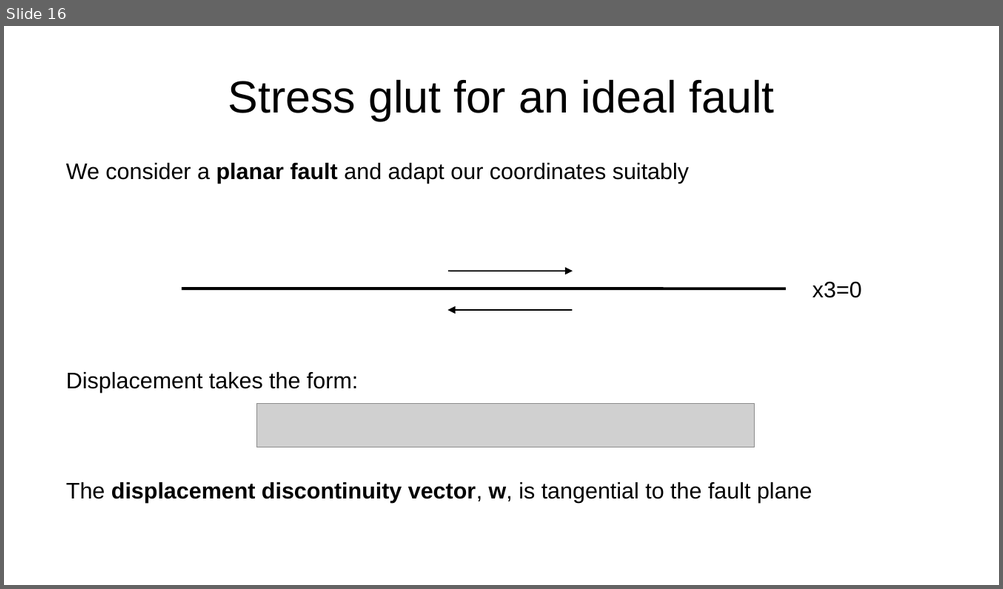
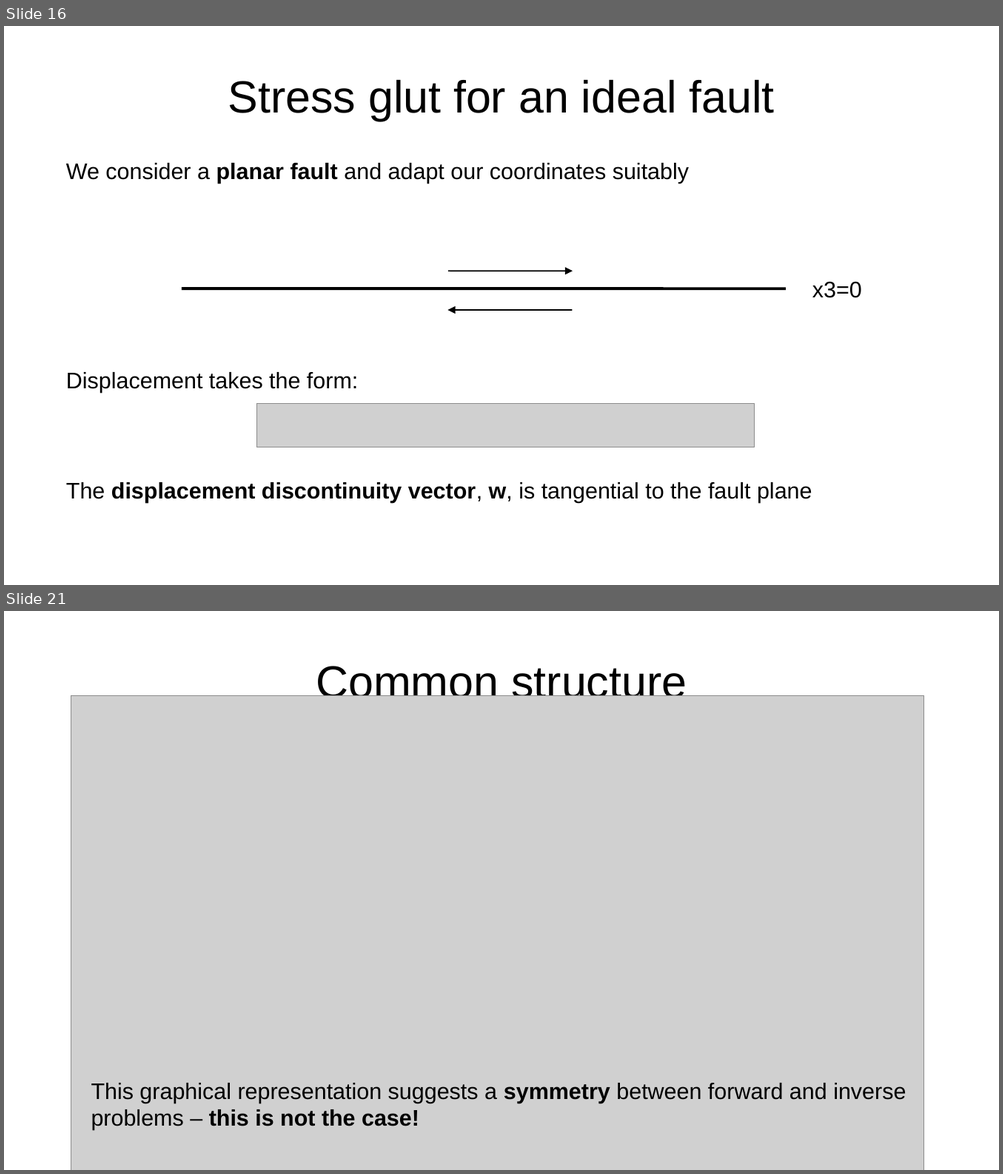
Before and after one commit to da380/PEPLectures, a slide deck: slides/slides3.odp. Shown one above the other, each under a label of ours: slide 16 before the commit, slides 16 and 21 after it; the slides between them are not shown. The pictures are 1003x589 and 1003x1174 pixels, drawn with LibreOffice and Linux fonts; fonts in the diff are those of the drawing; grey boxes stand for pictures. Boxes give left, top, right and bottom in pixels: in the first picture for what was removed or moved away, otherwise in the second. Text is boxed around its words. In the diff, an @@ line names an element or a change of style, - is before the commit and + after.

```diff
--- a/slides/slides3.odp
+++ b/slides/slides3.odp
@@ slide 21 added at bbox=[4, 611, 999, 1170], background #FFFFFF @@
@@ title added at bbox=[316, 666, 686, 706], 36 pt, text #000000 @@
+Common structure
@@ picture added at bbox=[71, 696, 924, 1170] @@
@@ text added at bbox=[91, 1083, 905, 1130], 18 pt, text #000000 @@
+This graphical representation suggests a symmetry between forward and inverse problems – this is not the case!
```
Also in this commit, not shown: 1 slide changed, 5 other slides added, 8 other files.
